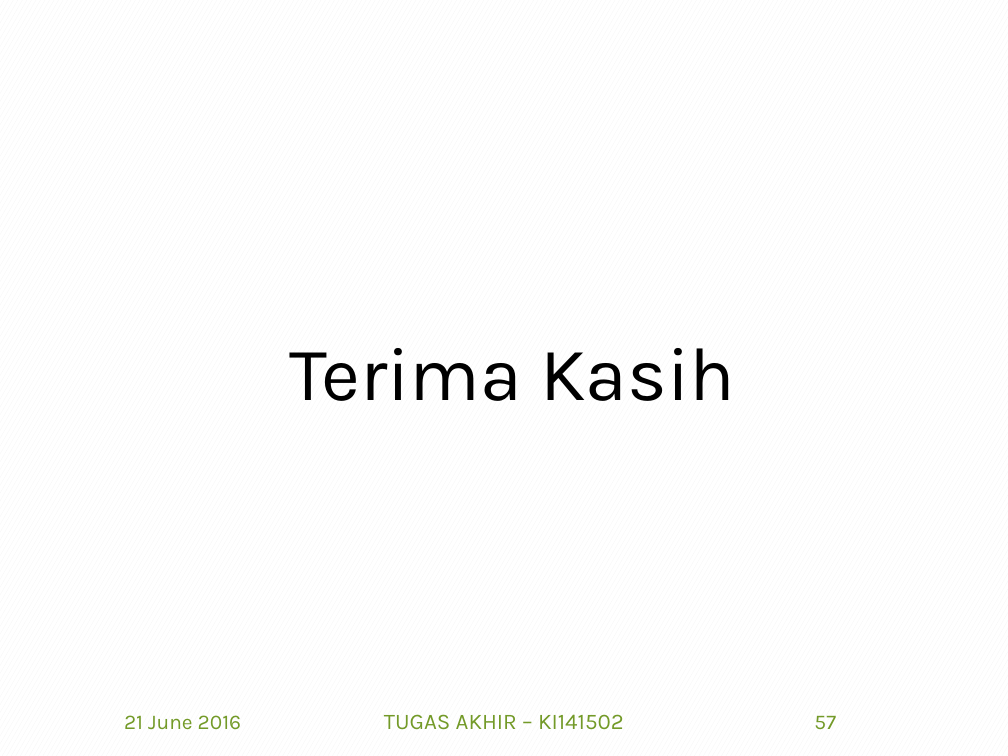
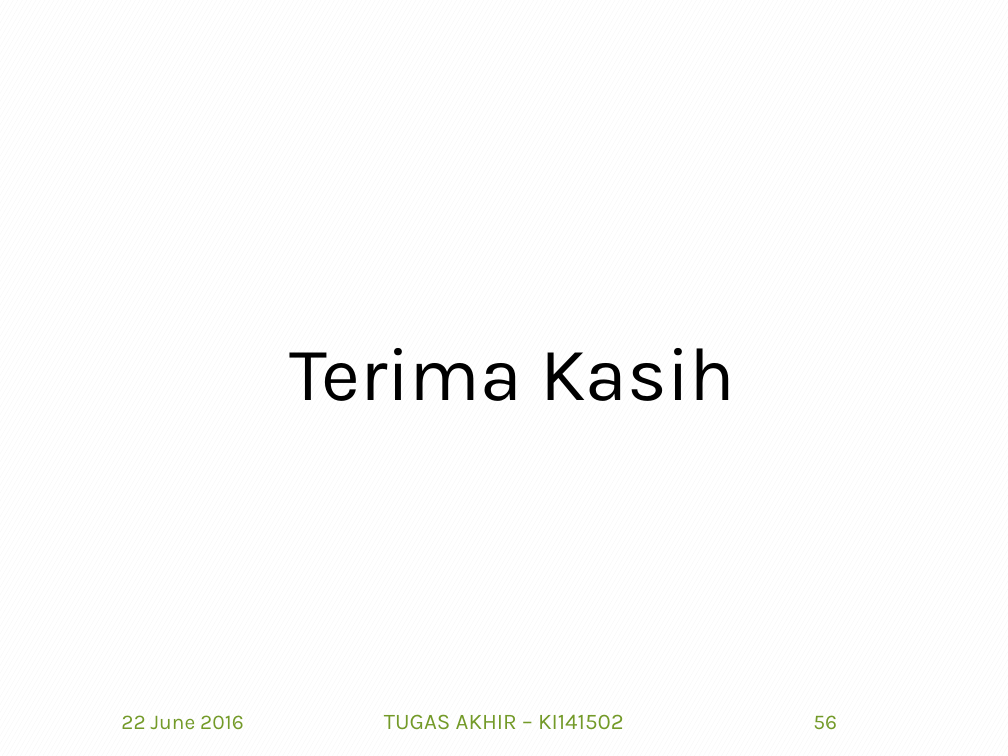
Before and after one commit to afdhalbasith/TA, a slide deck: slide 56 of SiapSidang/5112100153_Afdhal B.pptx (slide 57 before the commit). Drawn at 1008x756 pixels with LibreOffice and Linux fonts; fonts in the diff are those of the drawing; background and template pictures are left out. Boxes give left, top, right and bottom in pixels: in the first picture for what was removed or moved away, otherwise in the second. Text is boxed around its words. In the diff, an @@ line names an element or a change of style, - is before the commit and + after.

```diff
--- a/SiapSidang/5112100153_Afdhal B.pptx
+++ b/SiapSidang/5112100153_Afdhal B.pptx
@@ text at [121,715,244,730]: text changed @@
-21 June 2016
+22 June 2016
@@ page number at [813,715,837,730]: text changed @@
-57
+56
```
Also in this commit, not shown: 86 other slides changed.
